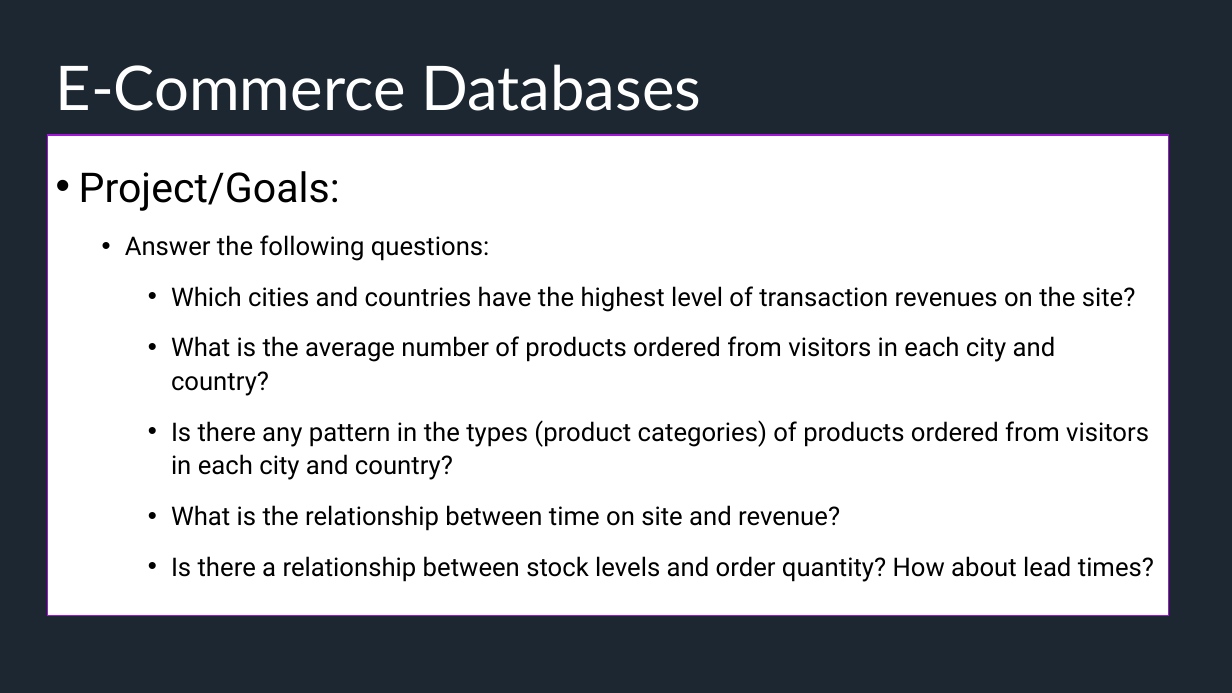
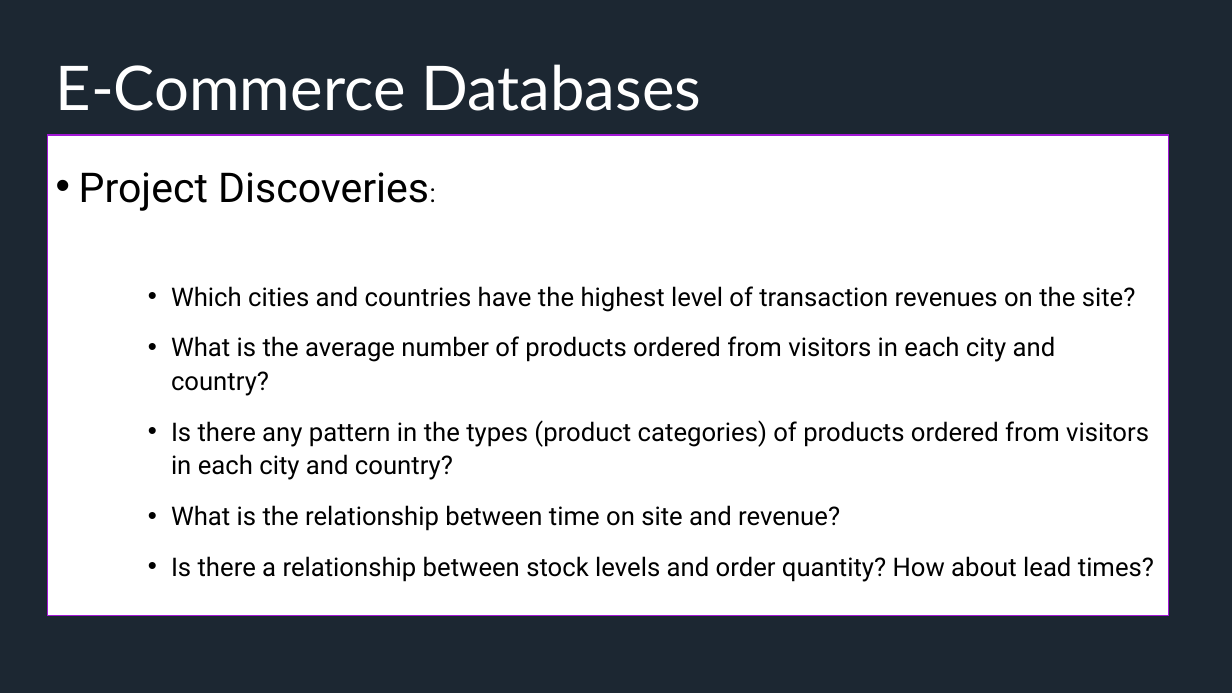
Before and after one commit to latleger/SQL-Project, a slide deck: slide 4 of presentation.pptx (slide 2 before the commit). Drawn at 1232x693 pixels with LibreOffice and Linux fonts; fonts in the diff are those of the drawing. Boxes give left, top, right and bottom in pixels: in the first picture for what was removed or moved away, otherwise in the second. Text is boxed around its words. In the diff, an @@ line names an element or a change of style, - is before the commit and + after.

Commit message:
updated presentation

```diff
--- a/presentation.pptx
+++ b/presentation.pptx
@@ text at box(79, 172, 429, 211): text changed; size 20 to 32 pt @@
-• Project/Goals:
-  • Answer the following questions:
+• Project Discoveries:
```
Also in this commit, not shown: 3 slides added.
